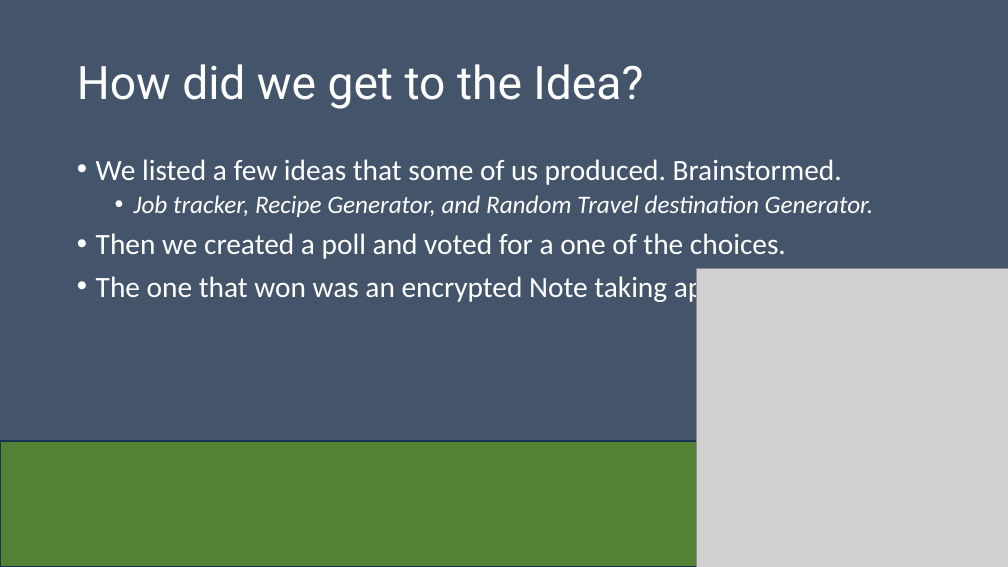
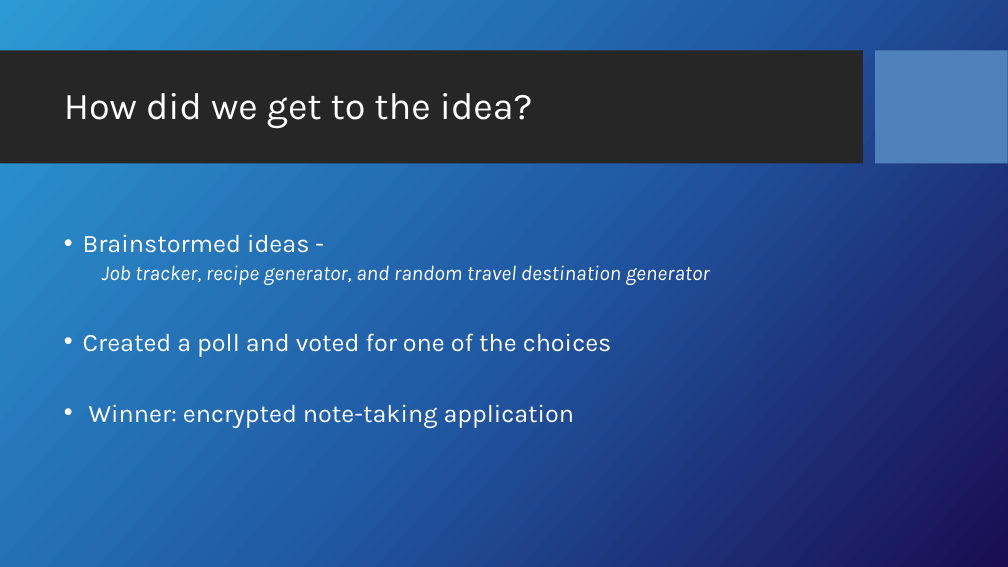
Before and after one commit to Dwaddle26/EncryptNotes, a slide deck: slide 2 of Team_2_Presentation_1.pptx. Drawn at 1008x567 pixels with LibreOffice and Linux fonts; fonts in the diff are those of the drawing; grey boxes stand for pictures; background and template pictures are left out. Boxes give left, top, right and bottom in pixels: in the first picture for what was removed or moved away, otherwise in the second. Text is boxed around its words. In the diff, an @@ line names an element or a change of style, - is before the commit and + after.

```diff
--- a/Team_2_Presentation_1.pptx
+++ b/Team_2_Presentation_1.pptx
@@ background #44546A to picture (left out) @@
@@ rectangle added at <box>0,51,863,164</box>, fill #262626 @@
@@ rectangle added at <box>876,51,1008,164</box>, fill #4F81BD @@
@@ title at <box>64,93,533,128</box>: text changed; size 44 to 36 pt; font Roboto to Karla @@
-How did we get to the Idea?
+How did we get to the idea?
@@ text at <box>83,234,710,428</box>: text changed; size 28 to 24 pt; font Calibri to Karla @@
-• We listed a few ideas that some of us produced. Brainstormed.
-  • Job tracker, Recipe Generator, and Random Travel destination Generator.
-• Then we created a poll and voted for a one of the choices.
-• The one that won was an encrypted Note taking application
+• Brainstormed ideas -
+  Job tracker, recipe generator, and random travel destination generator
+• Created a poll and voted for one of the choices
+• Winner: encrypted note-taking application
@@ picture removed at <box>696,268,1008,567</box> @@
@@ rectangle removed at <box>0,441,1008,567</box> @@
```
Also in this commit, not shown: 6 other slides changed, 5 slides added, 4 slides removed.
